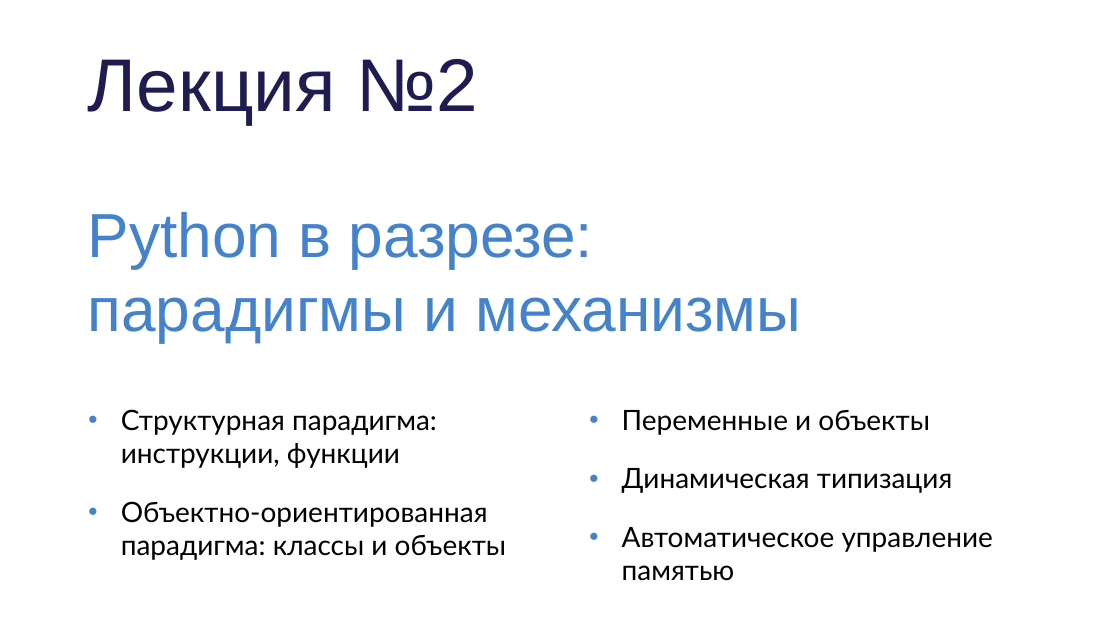
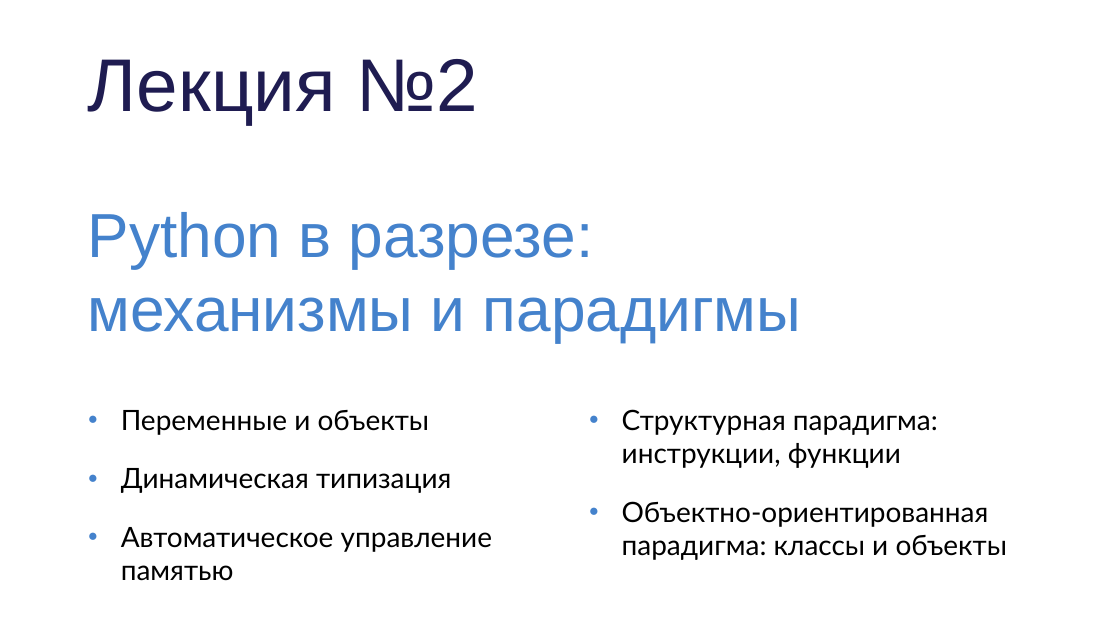
Before and after one commit to Ol103/PythonCourseKupno, a slide deck: slide 2 of Lectures/py_lec_2.pptx. Drawn at 1120x630 pixels with LibreOffice and Linux fonts; fonts in the diff are those of the drawing. Boxes give left, top, right and bottom in pixels: in the first picture for what was removed or moved away, otherwise in the second. Text is boxed around its words. In the diff, an @@ line names an element or a change of style, - is before the commit and + after.

```diff
--- a/Lectures/py_lec_2.pptx
+++ b/Lectures/py_lec_2.pptx
@@ text at [88,297,801,343]: text changed @@
-парадигмы и механизмы
+механизмы и парадигмы
@@ text at [121,409,507,560]: paragraphs removed @@
-● Структурная парадигма: инструкции, функции
-● Объектно-ориентированная парадигма: классы и объекты
@@ text at [622,409,1008,560]: paragraphs added @@
+● Структурная парадигма: инструкции, функции
+● Объектно-ориентированная парадигма: классы и объекты
```
Also in this commit, not shown: 1 other slide changed.
